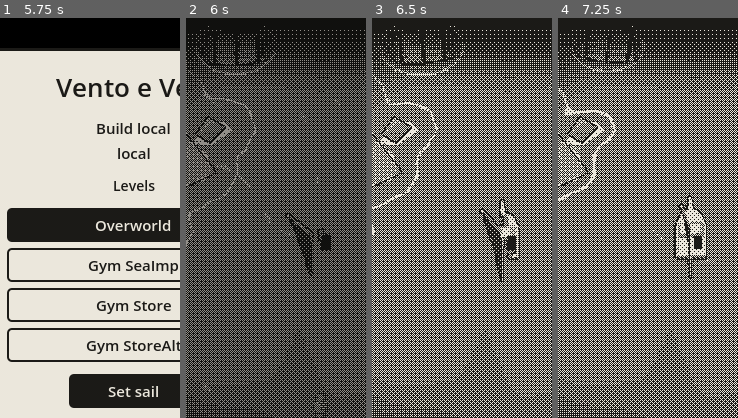
Above: before the commit, frames 1-4 (left to right).
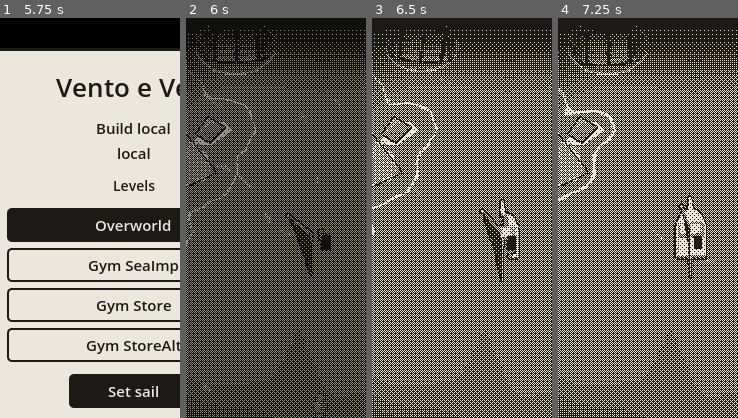
Above: after the commit, the same moments.

Repository: EnricoLabarile/Sail
Game: Godot game, scene res://Assets/Scenes/Overworld.tscn
Same seed, same stepped clock (60 frames per second), same inputs: the game is played once before the commit and once after it.
Inputs (mouse positions are % of the whole screen's width and height, from its top left):
- Up to frame 1 (5.75 s): click "Overworld" at 0.5 s; click "Gym SeaImp" at 1.25 s; click "Overworld" at 2 s; click "Gym Store" at 2.75 s; click "Overworld" at 3.5 s; click "Gym StoreAlt" at 4.25 s; click "Overworld" at 5 s
- Up to frame 2 (6 s): click "Set sail" at 5.75 s
- Up to frame 3 (6.5 s): no input
- Up to frame 4 (7.25 s): tap Enter (ui_accept) at 6.5, 6.77 s; move the mouse to (72, 45) at 6.52 s; hold Right (ui_right) from 6.53 s (still down); click (72, 45) at 6.67 s
The pictures show only the part of the screen within x 13-63%, y 22-72%; the shares and areas given below are measured in that part.

Frame 1 is identical in both runs. In frame 2, 0.2% of the frame differs, in the area x 8-47%, y 3-12%; in frame 3, 0.4%; in frame 4, 0.4%, in the area x 5-50%, y 2-15%.

Commit message:
Add barrels to the Sea Imp gym
Place bomb-filled barrels and additional islands in the gym, enlarge the barrel collision radius, and remove the standalone bomb pickup.

Diff:
--- a/Assets/Items/barrel/barrel.gd
+++ b/Assets/Items/barrel/barrel.gd
@@ -18,7 +18,7 @@
 ## What's inside (drag a .tres from Assets/Inventory/items here). Empty = the barrel breaks and leaves nothing.
 @export var contents: ItemData
 @export var count := 1              # how many of it
-@export var radius := 3           # metres: how close her middle can come to its middle (its size as a collider)
+@export var radius := 5           # metres: how close her middle can come to its middle (its size as a collider)
 @export var push_fade := 3.5        # how quickly the barrel's push dies away (higher = it stops sooner)
 
 var push := Vector3.ZERO            # the barrel's own push (m/s, on the sea), after she ran into it; fades away
--- a/Assets/Items/barrel/barrel.tscn
+++ b/Assets/Items/barrel/barrel.tscn
@@ -24,7 +24,6 @@
 
 [node name="Barrel" type="Node3D" unique_id=1639547901]
 script = ExtResource("1_barrel")
-radius = 3.0
 
 [node name="Picture" type="MeshInstance3D" parent="." unique_id=594974973]
 transform = Transform3D(2.5821686, 0, 0, 0, 1, 0, 0, 0, 2.5821686, 0, 0.1, 0)
@@ -33,6 +32,7 @@
 mesh = SubResource("Mesh_barrel")
 
 [node name="Sensor" type="Area3D" parent="." unique_id=669708140]
+transform = Transform3D(1.4301491, 0, 0, 0, 1, 0, 0, 0, 1.4301491, 0, 0, 0)
 collision_layer = 0
 collision_mask = 8
 monitorable = false
--- a/Assets/Scenes/Gym_SeaImp.tscn
+++ b/Assets/Scenes/Gym_SeaImp.tscn
@@ -8,6 +8,7 @@
 [ext_resource type="PackedScene" path="res://Assets/Landscape/clouds/clouds.tscn" id="7_0sdrp"]
 [ext_resource type="PackedScene" uid="uid://duxq1bjfe0iib" path="res://Assets/Landscape/wind_lines/wind_lines.tscn" id="8_4ah68"]
 [ext_resource type="PackedScene" path="res://Assets/Landscape/gulls/gulls.tscn" id="9_dr6ve"]
+[ext_resource type="PackedScene" uid="uid://d0sdk8o8wvfxe" path="res://Assets/Items/barrel/barrel.tscn" id="9_qh02w"]
 [ext_resource type="PackedScene" uid="uid://c83avpy373bev" path="res://Assets/Landscape/fishing_spots/fishing_spot.tscn" id="10_e04a4"]
 [ext_resource type="PackedScene" uid="uid://46d6jucney4i" path="res://Assets/Landscape/islands/sm_island_01_a.fbx" id="13_ug3rh"]
 [ext_resource type="PackedScene" uid="uid://w4l1206j8gt3" path="res://Assets/Landscape/islands/sm_island_02_a.fbx" id="14_663nb"]
@@ -17,7 +18,6 @@
 [ext_resource type="Script" uid="uid://dte3lbhusmsjc" path="res://Assets/Post_Process/game_view.gd" id="21_uvb2l"]
 [ext_resource type="PackedScene" path="res://Assets/UI/talk_box/talk_box.tscn" id="22_m7mlc"]
 [ext_resource type="PackedScene" uid="uid://bba4hwropmrh4" path="res://Assets/Post_Process/dither/dither.tscn" id="23_d8mco"]
-[ext_resource type="PackedScene" path="res://Assets/Items/pickup/pickup.tscn" id="23_qh02w"]
 [ext_resource type="Resource" path="res://Assets/Inventory/items/bomb.tres" id="24_cq4ad"]
 [ext_resource type="PackedScene" path="res://Assets/UI/helm.tscn" id="24_l7bnf"]
 [ext_resource type="PackedScene" uid="uid://bhqupmdfm8my" path="res://Assets/UI/wind_vane.tscn" id="25_v60ju"]
@@ -71,6 +71,62 @@
 
 [node name="Gameplay" type="Node" parent="." unique_id=1442061286]
 
+[node name="Barrel" parent="Gameplay" unique_id=1639547901 instance=ExtResource("9_qh02w")]
+transform = Transform3D(-0.10325134, 0, 0.9946553, 0, 1, 0, -0.9946553, 0, -0.10325134, -55.736607, 0, 121.01029)
+contents = ExtResource("24_cq4ad")
+
+[node name="Barrel10" parent="Gameplay" unique_id=366956332 instance=ExtResource("9_qh02w")]
+transform = Transform3D(-0.10325134, 0, 0.9946553, 0, 1, 0, -0.9946553, 0, -0.10325134, -1.7430611, 0, 103.13446)
+contents = ExtResource("24_cq4ad")
+
+[node name="Barrel14" parent="Gameplay" unique_id=245884713 instance=ExtResource("9_qh02w")]
+transform = Transform3D(-0.9924638, 0, 0.12253812, 0, 1, 0, -0.12253812, 0, -0.9924638, -8.265356, 0, 105.127815)
+contents = ExtResource("24_cq4ad")
+
+[node name="Barrel11" parent="Gameplay" unique_id=921239160 instance=ExtResource("9_qh02w")]
+transform = Transform3D(0.7871656, 0, 0.6167418, 0, 1, 0, -0.6167418, 0, 0.7871656, -4.6828895, 0, 98.53141)
+contents = ExtResource("24_cq4ad")
+
+[node name="Barrel12" parent="Gameplay" unique_id=1864636608 instance=ExtResource("9_qh02w")]
+transform = Transform3D(0.7871656, 0, 0.6167418, 0, 1, 0, -0.6167418, 0, 0.7871656, -13.490868, 0, 101.24263)
+contents = ExtResource("24_cq4ad")
+
+[node name="Barrel13" parent="Gameplay" unique_id=484789509 instance=ExtResource("9_qh02w")]
+transform = Transform3D(-0.76593745, 0, 0.642915, 0, 1, 0, -0.642915, 0, -0.76593745, -9.943339, 0, 95.61912)
+contents = ExtResource("24_cq4ad")
+
+[node name="Barrel2" parent="Gameplay" unique_id=880828219 instance=ExtResource("9_qh02w")]
+transform = Transform3D(0.22579509, 0, 0.97417486, 0, 1, 0, -0.97417486, 0, 0.22579509, -55.66888, 0, 128.96884)
+contents = ExtResource("24_cq4ad")
+
+[node name="Barrel6" parent="Gameplay" unique_id=991684115 instance=ExtResource("9_qh02w")]
+transform = Transform3D(-0.24214189, 0, 0.9702409, 0, 1, 0, -0.9702409, 0, -0.24214189, -50.067833, 0, 124.95401)
+contents = ExtResource("24_cq4ad")
+
+[node name="Barrel7" parent="Gameplay" unique_id=1755062169 instance=ExtResource("9_qh02w")]
+transform = Transform3D(-0.73214924, 0, 0.68114424, 0, 1, 0, -0.68114424, 0, -0.73214924, -45.30237, 0, 143.09692)
+contents = ExtResource("24_cq4ad")
+
+[node name="Barrel3" parent="Gameplay" unique_id=1028028816 instance=ExtResource("9_qh02w")]
+transform = Transform3D(0.22579509, 0, 0.97417486, 0, 1, 0, -0.97417486, 0, 0.22579509, -55.64799, 0, 137.05968)
+contents = ExtResource("24_cq4ad")
+
+[node name="Barrel8" parent="Gameplay" unique_id=841382388 instance=ExtResource("9_qh02w")]
+transform = Transform3D(0.96792287, 0, 0.25124744, 0, 1, 0, -0.25124744, 0, 0.96792287, -48.57387, 0, 137.18916)
+contents = ExtResource("24_cq4ad")
+
+[node name="Barrel9" parent="Gameplay" unique_id=1249302273 instance=ExtResource("9_qh02w")]
+transform = Transform3D(0.96792287, 0, 0.25124744, 0, 1, 0, -0.25124744, 0, 0.96792287, -48.481773, 0, 131.10028)
+contents = ExtResource("24_cq4ad")
+
+[node name="Barrel4" parent="Gameplay" unique_id=1893344441 instance=ExtResource("9_qh02w")]
+transform = Transform3D(-0.9006709, 0, 0.43450198, 0, 1, 0, -0.43450198, 0, -0.9006709, -51.79892, 0, 143.76793)
+contents = ExtResource("24_cq4ad")
+
+[node name="Barrel5" parent="Gameplay" unique_id=1756136419 instance=ExtResource("9_qh02w")]
+transform = Transform3D(-0.23761684, 0, 0.971359, 0, 1, 0, -0.971359, 0, -0.23761684, -46.74823, 0, 149.81337)
+contents = ExtResource("24_cq4ad")
+
 [node name="FishingSpots" type="Node3D" parent="Gameplay" unique_id=1422904514]
 
 [node name="HeartSpot" parent="Gameplay/FishingSpots" unique_id=1191537044 instance=ExtResource("10_e04a4")]
@@ -128,6 +184,12 @@
 [node name="sm_island_02_a14" parent="Gameplay/Islands" unique_id=1308572792 instance=ExtResource("14_663nb")]
 transform = Transform3D(0.9004847, 0, 0.43488774, 0, 1, 0, -0.43488774, 0, 0.9004847, 54.37851, 1.5258789e-05, 71.8077)
 
+[node name="sm_island_02_a40" parent="Gameplay/Islands" unique_id=256541216 instance=ExtResource("14_663nb")]
+transform = Transform3D(-0.0646556, 0, 0.99790764, 0, 1, 0, -0.99790764, 0, -0.0646556, 25.141655, -0.25975037, 95.365814)
+
+[node name="sm_island_02_a41" parent="Gameplay/Islands" unique_id=2009555249 instance=ExtResource("14_663nb")]
+transform = Transform3D(-0.6713656, 0, 0.74112636, 0, 1, 0, -0.74112636, 0, -0.6713656, -47.00995, 1.5258789e-05, 91.56473)
+
 [node name="sm_island_02_a16" parent="Gameplay/Islands" unique_id=1926422523 instance=ExtResource("14_663nb")]
 transform = Transform3D(0.9958188, 0, -0.091351055, 0, 1, 0, 0.091351055, 0, 0.9958188, 66.74569, 1.5258789e-05, 22.2247)
 
@@ -155,6 +217,9 @@
 [node name="sm_island_02_a23" parent="Gameplay/Islands" unique_id=512090883 instance=ExtResource("14_663nb")]
 transform = Transform3D(-0.95786726, 0, -0.28721118, 0, 1, 0, 0.28721118, 0, -0.95786726, -38.846436, 1.5258789e-05, 1.828598)
 
+[node name="sm_island_02_a32" parent="Gameplay/Islands" unique_id=984382976 instance=ExtResource("14_663nb")]
+transform = Transform3D(-1.2018148, 0, -0.26635855, 0, 1.0770941, 0, 0.19097525, 0, -1.6762052, -49.819424, -1.9266968, 46.979942)
+
 [node name="sm_island_02_a24" parent="Gameplay/Islands" unique_id=8094131 instance=ExtResource("14_663nb")]
 transform = Transform3D(-0.95786726, 0, -0.28721118, 0, 1, 0, 0.28721118, 0, -0.95786726, -26.724915, 1.5258789e-05, -43.29089)
 
@@ -216,8 +281,3 @@
 [node name="BombButton" parent="UI and PostProcess" unique_id=1236485803 instance=ExtResource("27_35spf")]
 
 [node name="Health" parent="UI and PostProcess" unique_id=914720043 instance=ExtResource("28_f8m4f")]
-
-[node name="Pickup" parent="." unique_id=1099680105 instance=ExtResource("23_qh02w")]
-transform = Transform3D(1, 0, 0, 0, 1, 0, 0, 0, 1, -0.29690266, 0, 129.89293)
-item = ExtResource("24_cq4ad")
-count = 99
Binary file changed: Assets/Landscape/shore/ShoreMask_Gym_SeaImp.png
